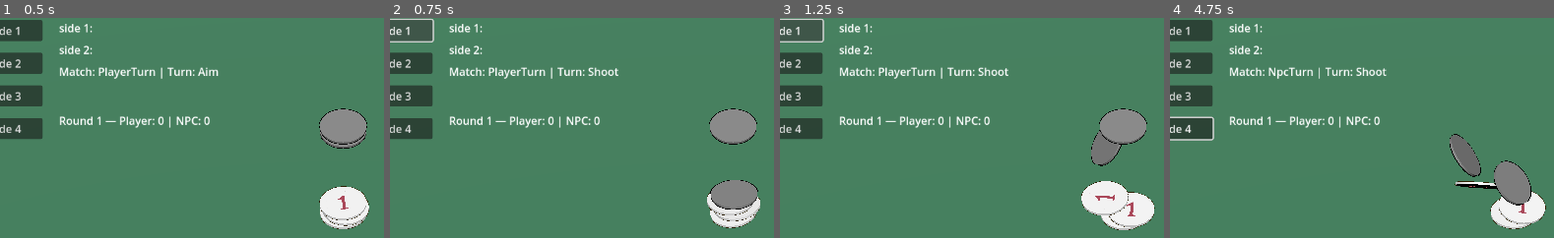
Above: before the commit, frames 1-4 (left to right).
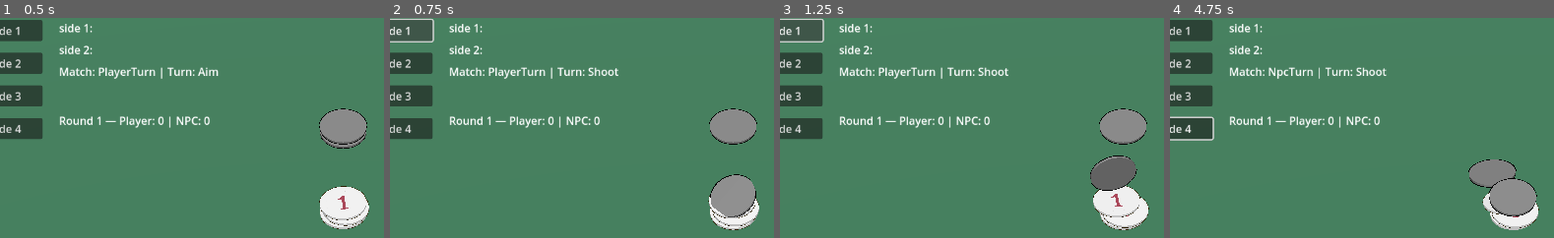
Above: after the commit, the same moments.

Repository: radiokilcat/battlecaps
Game: Godot game, scene res://scenes/main.tscn
The game is run twice, just before and just after one commit, with the same random seed, the same clock (stepped at 60 frames per second) and the same inputs.
Inputs (mouse positions are % of the whole screen's width and height, from its top left):
- Up to frame 1 (0.5 s): no input
- Up to frame 2 (0.75 s): click "mode 1" at 0.5 s
- Up to frame 3 (1.25 s): no input
- Up to frame 4 (4.75 s): click "mode 2" at 1.25 s; click "mode 3" at 2 s; click "mode 4" at 2.75 s; tap Enter at 3.5 s; drag from (26, 31) to (61, 28) at 3.52 s; tap Space at 4.25 s; drag from (30, 55) to (46, 70) at 4.27 s
The pictures show only the part of the screen within x 6-56%, y 2-52%; the shares and areas given below are measured in that part.

Frame 1 is identical in both runs. In frame 2, 1.2% of the frame differs, in the area x 82-97%, y 70-97%; in frame 3, 3.3%; in frame 4, 3.3%, in the area x 72-98%, y 52-97%.

Commit message:
clean up code and re-factor

Diff:
--- a/scenes/main.tscn
+++ b/scenes/main.tscn
@@ -181,9 +181,6 @@
 
 [node name="Aim" type="Node" parent="TurnSM"]
 script = ExtResource("10_ebg2g")
-max_drag = null
-min_power = null
-max_power = null
 
 [node name="Shoot" type="Node" parent="TurnSM"]
 script = ExtResource("11_2ofn6")
--- /dev/null
+++ b/src/BaseController.gd
@@ -0,0 +1,26 @@
+extends Node
+class_name BaseController
+
+# Base controller defines the minimal API turn states rely on.
+# Concrete controllers (player/NPC) override the relevant methods.
+
+func get_active_cap() -> RigidBody3D:
+	return null
+
+func get_aim_dir() -> Vector3:
+	return Vector3.FORWARD
+
+func get_power() -> float:
+	return 0.0
+
+func arm_to_start() -> void:
+	pass
+
+func start_charge() -> void:
+	pass
+
+func cancel_charge() -> void:
+	pass
+
+func shoot() -> void:
+	push_error("BaseController.shoot() must be implemented by subclasses")
--- a/src/TurnSM/aim.gd
+++ b/src/TurnSM/aim.gd
@@ -20,13 +20,10 @@
 var _charging: bool = false
 var _t: float = 0.0						# Накопленное время [0..charge_time]
 var _power: float = 0.0					# Текущий заряд [0..1]
-var _controller: Node = null			# Ссылка от TurnSM
-
 func _enter(_data := {}) -> void:
 	_confirmed = false
-	if sm.controller and sm.controller.has_method("arm_to_start"):
+	if sm.controller:
 		sm.controller.arm_to_start()
-		# sm.controller.connect("charge_released", Callable(self, "_on_charge_released"))
 	if sm.controller is NpcController:
 		sm.controller.start_charge()
 
@@ -37,7 +34,7 @@
 	# _update_ui()
 
 func _exit() -> void:
-	if sm.controller and sm.controller.has_method("cancel_charge"):
+	if sm.controller:
 		sm.controller.cancel_charge()
 	pass
 
@@ -48,26 +45,17 @@
 		if event.pressed:
 			sm.controller.start_charge()
 		else:
-			sm.controller.shoot()
 			sm.transition_to("Shoot")
 
 
 func _active_cap() -> Node:
-	if sm.controller and sm.controller.has_method("_get_active_cap"):
-		return sm.controller._get_active_cap()
-	elif sm.controller and "active_cap" in sm.controller:
-		return sm.controller.active_cap
-	return null
+	return sm.controller.get_active_cap() if sm.controller else null
 
 func _aim_dir() -> Vector3:
-	return sm.controller.get_aim_dir() if sm.controller and sm.controller.has_method("get_aim_dir") else (
-		sm.controller.aim_dir if ("aim_dir" in sm.controller) else Vector3.FORWARD
-	)
+	return sm.controller.get_aim_dir() if sm.controller else Vector3.FORWARD
 
 func power() -> float:
-	return sm.controller.get_power() if sm.controller and sm.controller.has_method("get_power") else (
-		sm.controller.power if ("power" in sm.controller) else 0.0
-	)
+	return sm.controller.get_power() if sm.controller else 0.0
 
 func _update_ui() -> void:
 	var cap := _active_cap()
@@ -95,5 +83,4 @@
 
 
 func _on_npc_controller_shot_fired(impulse: Vector3) -> void:
-	sm.controller.shoot()
 	sm.transition_to("Shoot")
--- a/src/TurnSM/resolve.gd
+++ b/src/TurnSM/resolve.gd
@@ -1,7 +1,17 @@
 extends StateBase
 
 func _enter(_data = {}):
-	var score = $"../../ScoreManager"
-	score.call("update_after_turn")
+	var score := $"../../ScoreManager" as ScoreManager
+	var watcher: PhysicsWatcher = sm.physics_watcher
+	var knocked_caps: Array = []
+	if watcher:
+		knocked_caps = watcher.consume_new_knockouts()
+	if score:
+		for cap in knocked_caps:
+			score.register_knockout(cap)
+	if score:
+		score.update_after_turn()
+	else:
+		push_warning("Resolve: ScoreManager not found.")
 	await get_tree().create_timer(1.0).timeout
 	(sm as Node).emit_signal("turn_finished")
--- a/src/TurnSM/shoot.gd
+++ b/src/TurnSM/shoot.gd
@@ -3,6 +3,7 @@
 func _enter(_data = {}):
 	# sm.ui_arrow.visible = false
 	# sm.ui_power.visible = false
-	sm.controller.call("shoot")
+	if sm.controller:
+		sm.controller.shoot()
 	await get_tree().create_timer(2.0).timeout
 	emit_signal("request_transition", "WaitStop")
--- a/src/TurnSM/turnSM.gd
+++ b/src/TurnSM/turnSM.gd
@@ -3,7 +3,7 @@
 
 signal turn_finished        # эмитится из ResolveState, когда ход завершён
 
-var controller: Node = null
+var controller: BaseController = null
 
 @export var arrow_path: NodePath            # UI/Arrow (Node3D или Control/Node2D)
 @export var power_path: NodePath            # UI/PowerBar (Control)
@@ -21,15 +21,15 @@
 	else get_node_or_null("../UI/PowerBar")
 )
 
-@onready var physics_watcher: Node = (
-	get_node_or_null(physics_watcher_path) if physics_watcher_path != NodePath("")
-	else get_node_or_null("../PhysicsWatcher")
+@onready var physics_watcher: PhysicsWatcher = (
+	(get_node_or_null(physics_watcher_path) as PhysicsWatcher) if physics_watcher_path != NodePath("")
+	else (get_node_or_null("../PhysicsWatcher") as PhysicsWatcher)
 )
 
 # -------------------- ПУБЛИЧНЫЙ API --------------------
 
 ## Назначить контроллер (вызывается из PlayerTurn/NpcTurn)
-func set_controller(c: Node) -> void:
+func set_controller(c: BaseController) -> void:
 	controller = c
 
 ## Показать/спрятать стрелку
@@ -49,12 +49,13 @@
 		ui_power.visible = v
 
 func start_watch() -> void:
-	if physics_watcher and physics_watcher.has_method("start_watch"):
+	if physics_watcher:
 		physics_watcher.start_watch()
 
 func all_caps_stopped() -> bool:
-	return physics_watcher and physics_watcher.has_method("all_caps_stopped") \
-		and physics_watcher.all_caps_stopped()
+	if physics_watcher:
+		return physics_watcher.all_caps_stopped()
+	return false
 
 func force_finish_turn() -> void:
 	emit_signal("turn_finished")
--- a/src/TurnSM/waitStop.gd
+++ b/src/TurnSM/waitStop.gd
@@ -1,9 +1,11 @@
 extends StateBase
 
 func _enter(_data = {}):
-	sm.physics_watcher.call("start_watch")
+	var watcher: PhysicsWatcher = sm.physics_watcher
+	if watcher:
+		watcher.start_watch()
 
 func _process_state(_delta):
-
-	if sm.physics_watcher.call("all_caps_stopped"):
+	var watcher: PhysicsWatcher = sm.physics_watcher
+	if watcher and watcher.all_caps_stopped():
 		emit_signal("request_transition", "Resolve")
--- a/src/npcController.gd
+++ b/src/npcController.gd
@@ -1,5 +1,5 @@
 # extends BaseController
-extends Node
+extends BaseController
 class_name NpcController
 
 signal power_changed(value: float)
@@ -66,6 +66,15 @@
 		_is_charging = false
 		emit_signal("shot_fired", Vector3.ZERO)
 
+func get_active_cap() -> RigidBody3D:
+	return active_cap
+
+func get_aim_dir() -> Vector3:
+	return aim_dir
+
+func get_power() -> float:
+	return power
+
 func shoot() -> void:
 	_is_charging = false
 	set_process(false)
@@ -103,6 +112,3 @@
 	var to := (tgt - active_cap.global_position).project(Vector3(1, 0, 1))
 	if to.length() > 0.001:
 		aim_dir = to.normalized()
-
-func get_power() -> float: return 0.0
-func get_aim_dir() -> Vector3: return Vector3.FORWARD
--- a/src/physicsManager.gd
+++ b/src/physicsManager.gd
@@ -10,72 +10,114 @@
 var _tracked_caps: Dictionary = {}      # Node → bool (лежит/сбит)
 var _turn_baseline: Dictionary = {}     # снимок начала хода
 var _removed_this_turn: Array = []
+var _container_initialized := false
+
+func _ready() -> void:
+	_ensure_caps_container()
 
 func start_watch():
+	_ensure_caps_container()
+	if _caps_container == null:
+		push_warning("PhysicsWatcher.start_watch(): capsContainer is not assigned.")
+		watching = false
+		return
 	watching = true
+	_removed_this_turn.clear()
+	_rebuild_tracking()
+	_turn_baseline = _tracked_caps.duplicate()
 
 func all_caps_stopped() -> bool:
 	if not watching: return false
-	for cap in capsContainer.get_children():
+	_ensure_caps_container()
+	if _caps_container == null:
+		return false
+	for cap in _caps_container.get_children():
 		if cap is RigidBody3D:
 			if not cap.sleeping and cap.linear_velocity.length() > min_speed:
 				return false
 	return true
 
+func consume_new_knockouts() -> Array:
+	if not watching:
+		return []
+	_ensure_caps_container()
+	if _caps_container == null:
+		return []
+	var knocked: Array = _detect_new_knockouts()
+	var valid_caps: Array = []
+	for cap in knocked:
+		if is_instance_valid(cap):
+			valid_caps.append(cap)
+	watching = false
+	_turn_baseline = _tracked_caps.duplicate()
+	_removed_this_turn.clear()
+	return valid_caps
+
+func _ensure_caps_container() -> void:
+	if _caps_container and _container_initialized:
+		return
+	if _caps_container == null:
+		_caps_container = capsContainer
+	if _caps_container and not _container_initialized:
+		_init_caps_container()
+		_container_initialized = true
+
 func _init_caps_container() -> void:
-	if capsContainer.has_signal("child_entered_tree"):
-			capsContainer.child_entered_tree.connect(_on_caps_child_entered)
-	if capsContainer.has_signal("child_exiting_tree"):
-			capsContainer.child_exiting_tree.connect(_on_caps_child_exiting)
+	var enter_callable := Callable(self, "_on_caps_child_entered")
+	var exit_callable := Callable(self, "_on_caps_child_exiting")
+	if _caps_container and _caps_container.has_signal("child_entered_tree") and not _caps_container.child_entered_tree.is_connected(enter_callable):
+		_caps_container.child_entered_tree.connect(enter_callable)
+	if _caps_container and _caps_container.has_signal("child_exiting_tree") and not _caps_container.child_exiting_tree.is_connected(exit_callable):
+		_caps_container.child_exiting_tree.connect(exit_callable)
 	_rebuild_tracking()
 
 func _on_caps_child_entered(child: Node) -> void:
 	if not _is_trackable_cap(child):
-			return
+		return
 	call_deferred("_track_cap", child)
 
 func _on_caps_child_exiting(child: Node) -> void:
 	if _tracked_caps.has(child):
-			if _turn_baseline.has(child):
-					_removed_this_turn.append(child)
-			_tracked_caps.erase(child)
+		if _turn_baseline.has(child):
+			_removed_this_turn.append(child)
+		_tracked_caps.erase(child)
 
 func _track_cap(cap: Node) -> void:
 	if not _is_trackable_cap(cap):
-			return
+		return
 	_tracked_caps[cap] = _is_cap_knocked(cap)
 
 func _rebuild_tracking() -> void:
 	_tracked_caps.clear()
 	if _caps_container == null:
-			return
+		return
 	for child in _caps_container.get_children():
-			if _is_trackable_cap(child):
-					_tracked_caps[child] = _is_cap_knocked(child)
+		if _is_trackable_cap(child):
+			_tracked_caps[child] = _is_cap_knocked(child)
 
 func _update_tracking() -> void:
 	var to_remove: Array = []
 	for cap in _tracked_caps.keys():
-			if not is_instance_valid(cap) or cap.get_parent() != _caps_container:
-					to_remove.append(cap)
-					continue
-			_tracked_caps[cap] = _is_cap_knocked(cap)
+		if not is_instance_valid(cap) or cap.get_parent() != _caps_container:
+			to_remove.append(cap)
+			continue
+		_tracked_caps[cap] = _is_cap_knocked(cap)
 	for cap in to_remove:
-			if _turn_baseline.has(cap):
-					_removed_this_turn.append(cap)
-			_tracked_caps.erase(cap)
+		if _turn_baseline.has(cap):
+			_removed_this_turn.append(cap)
+		_tracked_caps.erase(cap)
 
 func _detect_new_knockouts() -> Array:
 	_update_tracking()
 	var newly_knocked: Array = []
 	for cap in _tracked_caps.keys():
-			var knocked_now := bool(_tracked_caps[cap])
-			var knocked_before := bool(_turn_baseline.get(cap, false))
-			if knocked_now and not knocked_before:
-					newly_knocked.append(cap)
+		var knocked_now := bool(_tracked_caps[cap])
+		var knocked_before := bool(_turn_baseline.get(cap, false))
+		if knocked_now and not knocked_before:
+			newly_knocked.append(cap)
 	for cap in _removed_this_turn:
-			if cap not in newly_knocked:
-					newly_knocked.append(cap)
+		if cap not in newly_knocked:
+			newly_knocked.append(cap)
 	return newly_knocked
 
 func _is_trackable_cap(node: Node) -> bool:
@@ -83,6 +125,6 @@
 
 func _is_cap_knocked(node: Node) -> bool:
 	if not (node is Node3D):
-			return false
+		return false
 	var basis_y := (node as Node3D).global_transform.basis.y
 	return basis_y.dot(Vector3.UP) < 0.85
--- a/src/playerController.gd
+++ b/src/playerController.gd
@@ -1,5 +1,5 @@
 # extends BaseController
-extends Node
+extends BaseController
 class_name PlayerController
 
 signal power_changed(value: float)
@@ -26,7 +26,7 @@
 
 @onready var _cam: Camera3D = get_node_or_null(camera_3d_path)
 
-func _get_active_cap() -> RigidBody3D: return active_cap
+func get_active_cap() -> RigidBody3D: return active_cap
 func get_aim_dir() -> Vector3: return aim_dir
 func get_power() -> float: return power
 
